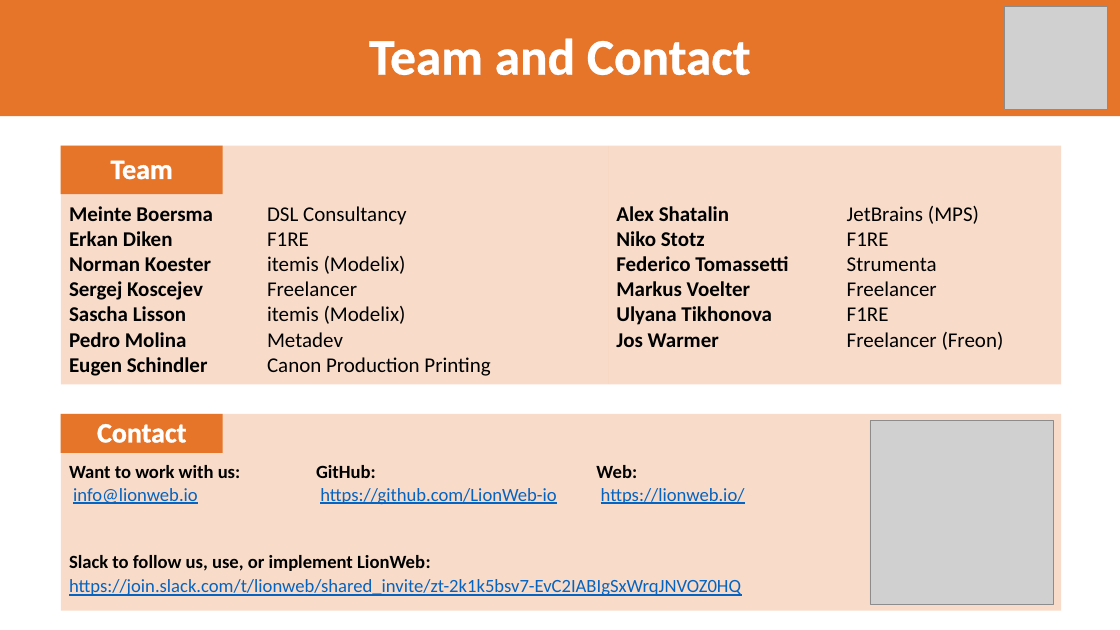
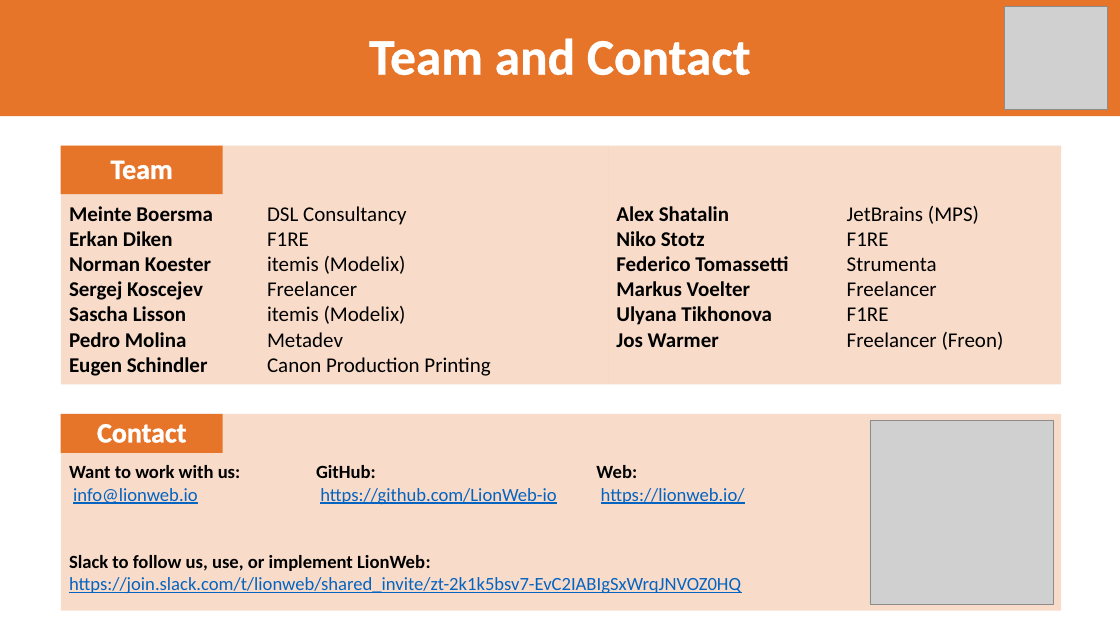
Before and after one commit to LionWeb-io/specification, a slide deck: slide 18 of resources/LangDev 2025 Talk.pptx. Drawn at 1120x630 pixels with LibreOffice and Linux fonts; fonts in the diff are those of the drawing; grey boxes stand for pictures; background and template pictures are left out. Boxes give left, top, right and bottom in pixels: in the first picture for what was removed or moved away, otherwise in the second. Text is boxed around its words. In the diff, an @@ line names an element or a change of style, - is before the commit and + after.

Commit message:
updated slack link + qr code

```diff
--- a/resources/LangDev 2025 Talk.pptx
+++ b/resources/LangDev 2025 Talk.pptx
@@ text in rectangle at [69,577,741,594]: less space between paragraphs @@
```
